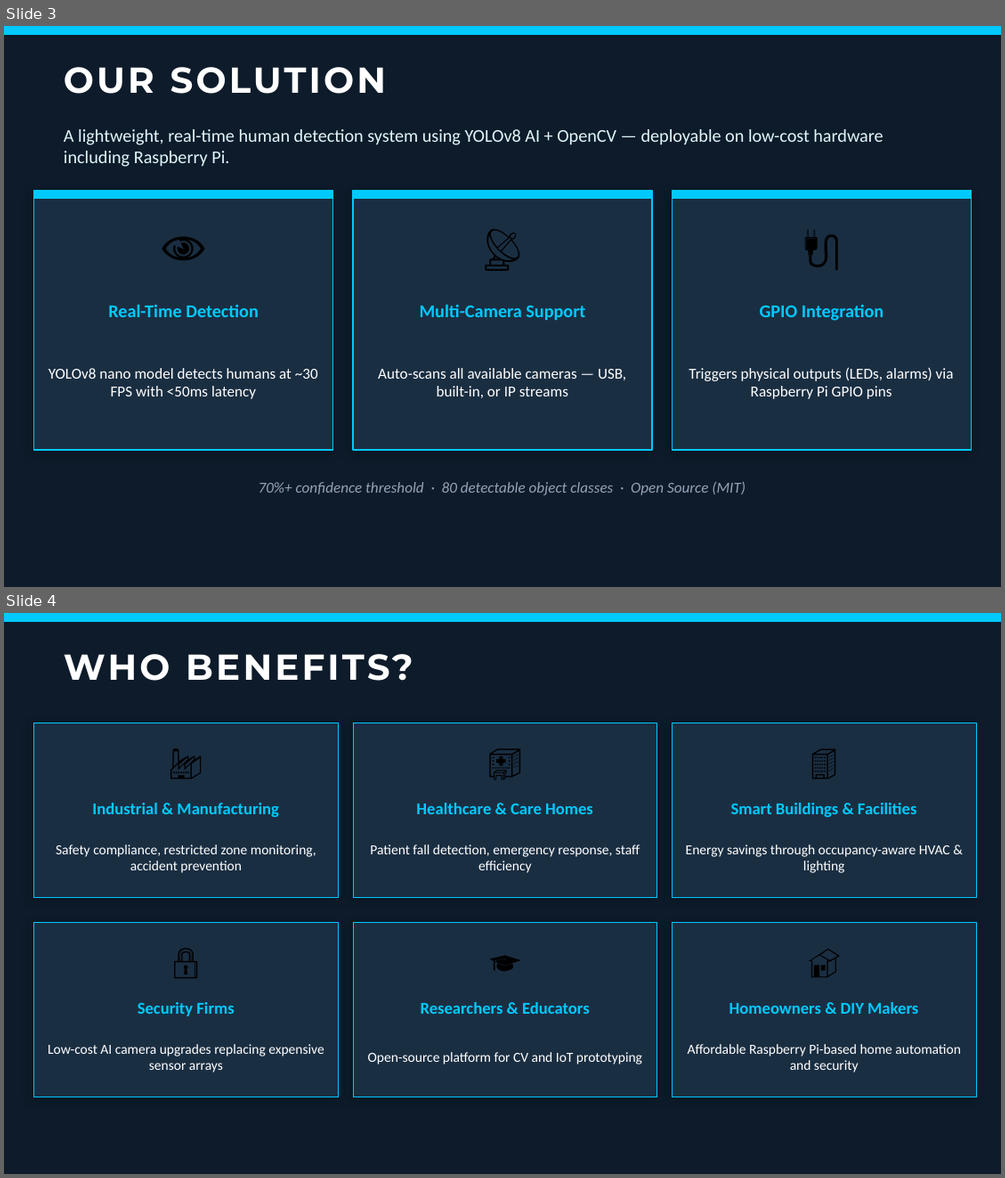
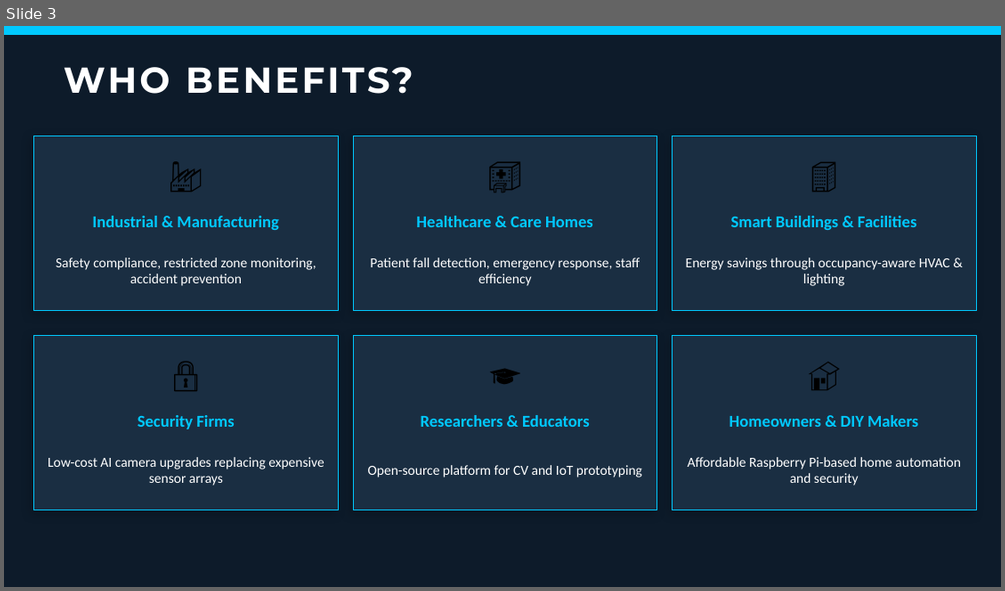
Before and after one commit to Freezescape/CUHackIt, a slide deck: HumanDetection_PitchDeck.pptx. Shown one above the other, each under a label of ours: slides 3 and 4 before the commit, slide 3 after it. The pictures are 1005x1178 and 1005x591 pixels, drawn with LibreOffice and Linux fonts; fonts in the diff are those of the drawing. Boxes give left, top, right and bottom in pixels: in the first picture for what was removed or moved away, otherwise in the second. Text is boxed around its words. In the diff, an @@ line names an element or a change of style, - is before the commit and + after.

```diff
--- a/HumanDetection_PitchDeck.pptx
+++ b/HumanDetection_PitchDeck.pptx
@@ slide 3 removed at [4, 26, 1001, 587], background #0D1B2A @@
@@ rectangle removed at [4, 26, 1001, 34] @@
@@ text removed at [64, 67, 386, 94] @@
-OUR SOLUTION
@@ text removed at [64, 129, 882, 167] @@
-A lightweight, real-time human detection system using YOLOv8 AI + OpenCV — deployable on low-cost hardware including Raspberry Pi.
@@ rectangle removed at [34, 191, 333, 450] @@
@@ rectangle removed at [34, 191, 333, 199] @@
@@ text removed at [34, 210, 333, 281] @@
-👁
@@ rectangle removed at [353, 191, 652, 450] @@
@@ rectangle removed at [353, 191, 652, 199] @@
@@ text removed at [353, 210, 652, 281] @@
-📡
@@ rectangle removed at [672, 191, 971, 450] @@
@@ rectangle removed at [672, 191, 971, 199] @@
@@ text removed at [672, 210, 971, 281] @@
-🔌
@@ text removed at [108, 305, 259, 317] @@
-Real-Time Detection
@@ text removed at [420, 305, 585, 320] @@
-Multi-Camera Support
@@ text removed at [760, 305, 884, 321] @@
-GPIO Integration
@@ text removed at [48, 368, 318, 399] @@
-YOLOv8 nano model detects humans at ~30 FPS with <50ms latency
@@ text removed at [378, 368, 626, 398] @@
-Auto-scans all available cameras — USB, built-in, or IP streams
@@ text removed at [688, 367, 954, 399] @@
-Triggers physical outputs (LEDs, alarms) via Raspberry Pi GPIO pins
@@ text removed at [259, 482, 745, 495] @@
-70%+ confidence threshold · 80 detectable object classes · Open Source (MIT)
@@ what was slide 4 is now slide 3 @@
```
Also in this commit, not shown: 3 slides changed, 1 other slide removed.
